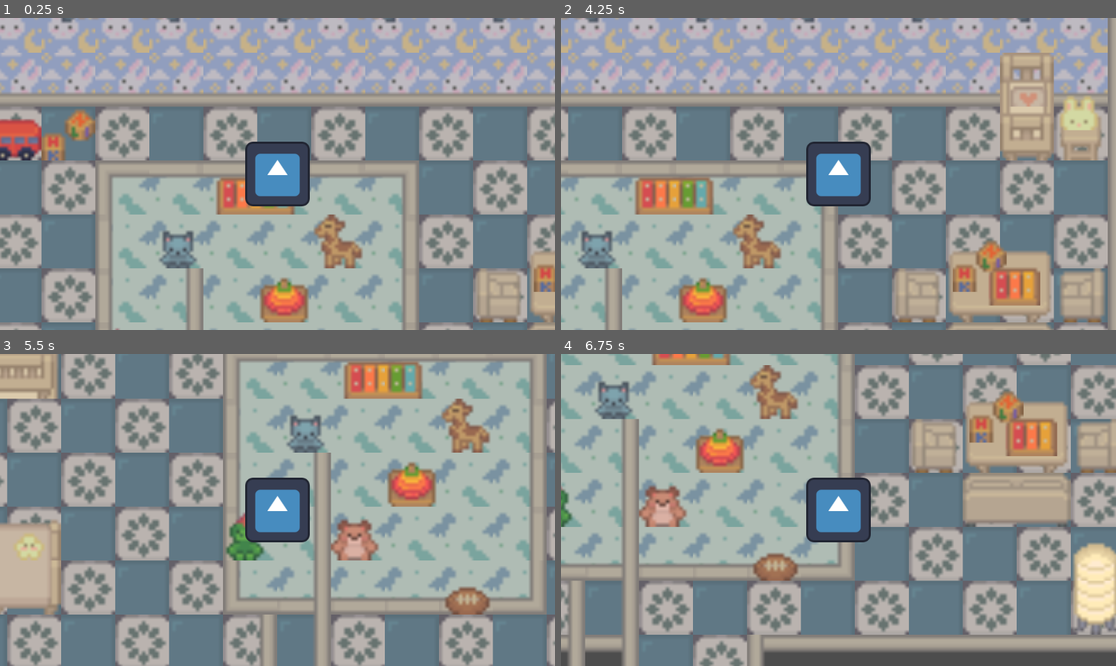
Above: before the commit, frames 1-4 (two rows, left to right).
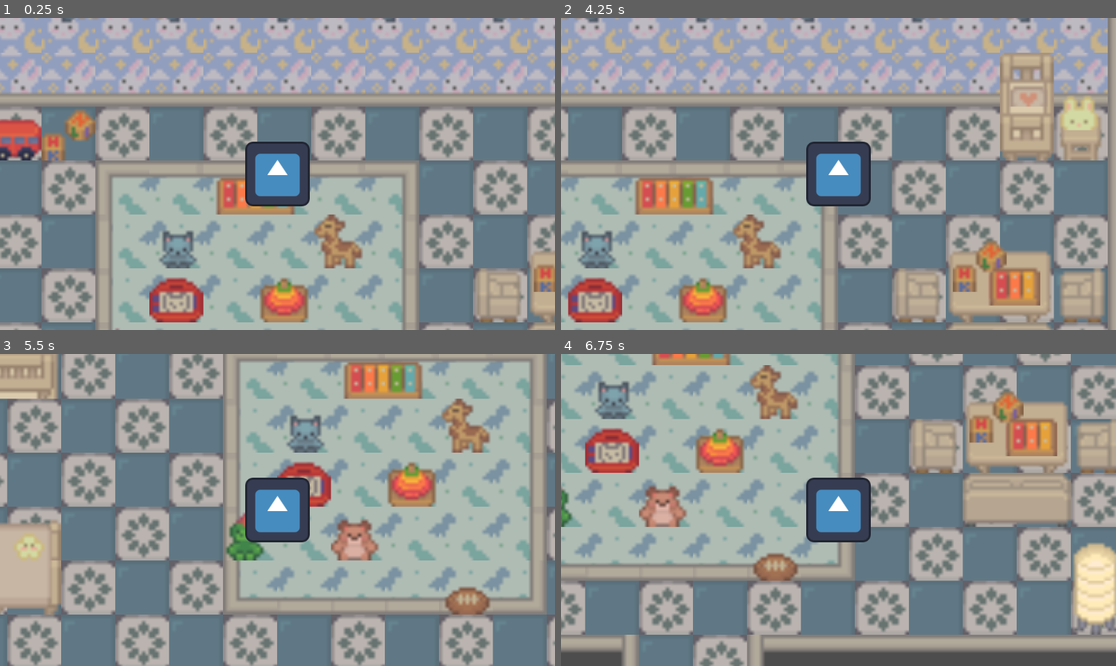
Above: after the commit, the same moments.

Repository: aryapsinha/mazehouse
Game: Godot game, scene res://scenes/nursery_child_room.tscn
Same seed, same stepped clock (60 frames per second), same inputs: the game is played once before the commit and once after it. This scene is started directly instead of the project's main scene. The engine's default icon, where the game draws it, is replaced by a stand-in: a white triangle on a blue panel in a dark square.
Inputs:
- Up to frame 1 (0.25 s): no input
- Up to frame 2 (4.25 s): tap Enter at 0.5 s; hold Right (right) 0.53-1.28 s; hold X (interact) 0.53-1.28 s; hold Down (down) 1.28-2.03 s; tap X (interact) at 1.35, 2.85 s; hold Right (right) 2.03-2.78 s; hold X (interact) 2.03-2.78 s; tap Space at 2.75 s; hold Up (up) 2.78-3.53 s; hold Left (left) from 3.53 s (still down); hold X (interact) from 3.53 s (still down)
- Up to frame 3 (5.5 s): release X (interact) at 4.28 s; tap X (interact) at 4.35 s; release Left (left) at 5.03 s; hold Down (down) from 5.03 s (still down); hold X (interact) from 5.03 s (still down)
- Up to frame 4 (6.75 s): release Down (down) at 5.78 s; release X (interact) at 5.78 s; hold Right (right) 5.78-6.53 s; tap X (interact) at 5.85 s; hold Up (up) from 6.53 s (still down); hold X (interact) from 6.53 s (still down)

The runs differ from the first frame. In frame 1, 1.4% of the frame differs, in the area x 26-37%, y 80-100%; in frame 2, 1.4%; in frame 3, 2.6%; in frame 4, 3.3%, in the area x 1-15%, y 20-100%.

Commit message:
Update nursery_child_room.tscn

Diff:
--- a/scenes/nursery_child_room.tscn
+++ b/scenes/nursery_child_room.tscn
@@ -14,6 +14,6 @@
 layer_2/name = "BaseFurniture"
 layer_2/tile_data = PackedInt32Array(131074, 5505038, 20, 327681, 3014664, 43, 327682, 3014664, 268435499, 393217, 3014 …(928 unchanged characters)…
 layer_3/name = "BaseDeco"
-layer_3/tile_data = PackedInt32Array(393217, 5701640, 805306 …(157 unchanged characters)… , 131094, 0, 524297, 262166, 0, 524295, 131090, 16, 327684, 589846, 0, 327680, 524310, 65537, 655370, 458774, 0, 327685, 524310, 0, 589824, 5832712, 1610612761, 655360, 5767176, 1610612761, 589825, 5832712, 1610612762, 720896, 131094, 65537, 655361, 5767176, 1610612762, 589826, 22, 1, 393224, 327702, 0, 393225, 393238, 0, 524303, 851990, 65536, 524302, 524310, 65536, 262159, 1114134, 4, 327695, 1114134, 5, 786442, 262162, 16, 786439, 131090, 16, 720903, 131090, 16, 786438, 131090, 16, 720902, 131090, 16, 655367, 131090, 16, 589831, 131090, 16)
+layer_3/tile_data = PackedInt32Array(393217, 5701640, 805306 …(157 unchanged characters)… , 131094, 0, 524297, 262166, 0, 524295, 786454, 0, 327684, 589846, 0, 327680, 524310, 65537, 655370, 458774, 0, 327685, 524310, 0, 589824, 5832712, 1610612761, 655360, 5767176, 1610612761, 589825, 5832712, 1610612762, 720896, 131094, 65537, 655361, 5767176, 1610612762, 589826, 22, 1, 393224, 327702, 0, 393225, 393238, 0, 524303, 851990, 65536, 524302, 524310, 65536, 262159, 1114134, 4, 327695, 1114134, 5, 786442, 262162, 16, 786439, 131090, 16)
 layer_4/name = "Deco1"
 layer_4/tile_data = PackedInt32Array(393217, 393224, 2, 393218, 458760, 2, 327695, 327688, 4)
